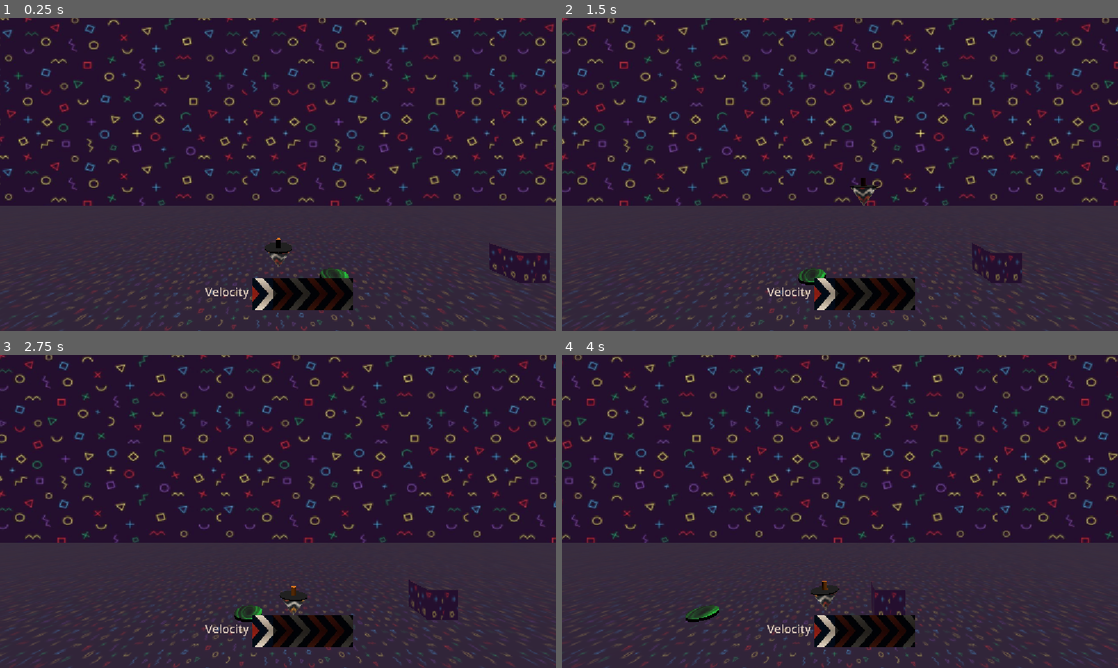
Above: before the commit, frames 1-4 (two rows, left to right).
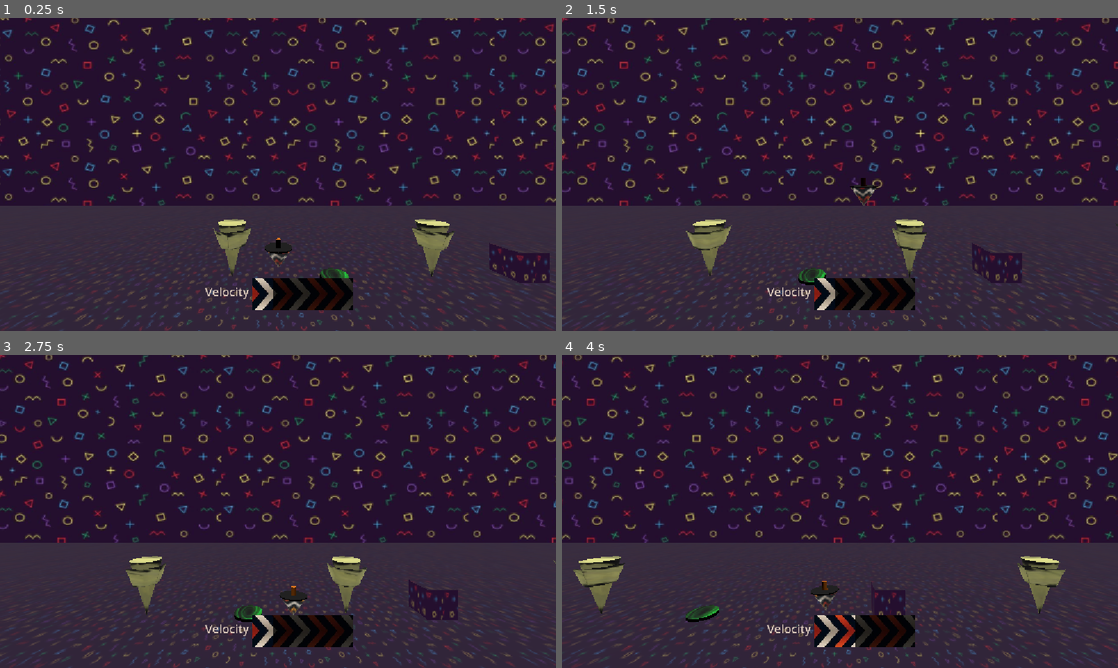
Above: after the commit, the same moments.

Repository: Tal1762/JuniperGameJam
Game: Godot game, scene res://space.tscn
Two runs of this game, one before a commit and one after it. Both use one fixed random seed, a clock stepped at 60 frames per second and the inputs below.
Inputs:
- Up to frame 1 (0.25 s): no input
- Up to frame 2 (1.5 s): hold D (right) 0.53-1.28 s; hold A (left) from 1.28 s (still down)
- Up to frame 3 (2.75 s): release A (left) at 2.03 s; hold D (right) from 2.03 s (still down)
- Up to frame 4 (4 s): release D (right) at 3.53 s; hold A (left) from 3.53 s (still down)

The runs differ from the first frame. In frame 1, 1.3% of the frame differs, in the area x 38-82%, y 64-83%; in frame 2, 1.3%; in frame 3, 1.3%; in frame 4, 1.8%, in the area x 2-91%, y 64-94%.

Commit message:
tornado fixes

Diff:
--- a/layer.gd
+++ b/layer.gd
@@ -8,4 +8,4 @@
 
 # Called every frame. 'delta' is the elapsed time since the previous frame.
 func _process(delta: float) -> void:
-	rotation.y += 1
+	rotation.y += 0.05
--- a/space.tscn
+++ b/space.tscn
@@ -5,6 +5,7 @@
 [ext_resource type="Material" uid="uid://b80ganh0v512f" path="res://new_standard_material_3d.tres" id="2_81phd"]
 [ext_resource type="PackedScene" uid="uid://chreffqw7kr7f" path="res://bounce_pad.tscn" id="4_rxlph"]
 [ext_resource type="PackedScene" uid="uid://cnyvu8rv585u6" path="res://speed_bar.tscn" id="5_ulv8f"]
+[ext_resource type="PackedScene" uid="uid://dd8seuheigv7x" path="res://tornado.tscn" id="6_w5eul"]
 
 [sub_resource type="BoxMesh" id="BoxMesh_38se4"]
 material = ExtResource("2_81phd")
@@ -61,6 +62,7 @@
 
 [node name="Top" parent="." unique_id=711918422 instance=ExtResource("1_d5lh8")]
 transform = Transform3D(1, 0, 0, 0, 1, 0, 0, 0, 1, 0, 1.3678565, 0)
+can_sleep = true
 stability_factor = 1.2
 
 [node name="Bounce Pad" parent="." unique_id=520150788 instance=ExtResource("4_rxlph")]
@@ -68,3 +70,15 @@
 
 [node name="SpeedBar" parent="." unique_id=553177468 node_paths=PackedStringArray("player") instance=ExtResource("5_ulv8f")]
 player = NodePath("../Top")
+
+[node name="Tornado" parent="." unique_id=715637884 instance=ExtResource("6_w5eul")]
+transform = Transform3D(1, 0, 0, 0, 1, 0, 0, 0, 1, 5.51737, 1.4833992, 0)
+
+[node name="Tornado2" parent="." unique_id=1364335532 instance=ExtResource("6_w5eul")]
+transform = Transform3D(1, 0, 0, 0, 1, 0, 0, 0, 1, 14.118111, 1.4833992, 0)
+
+[node name="Tornado3" parent="." unique_id=591951771 instance=ExtResource("6_w5eul")]
+transform = Transform3D(1, 0, 0, 0, 1, 0, 0, 0, 1, 23.812227, 1.4833992, 0)
+
+[node name="Tornado4" parent="." unique_id=886211090 instance=ExtResource("6_w5eul")]
+transform = Transform3D(1, 0, 0, 0, 1, 0, 0, 0, 1, -1.6670666, 1.4833992, 0)
--- a/tornado.gd
+++ b/tornado.gd
@@ -13,3 +13,4 @@
 
 func _on_body_entered(top: Top) -> void:
 	top.inc_pseudo_speed(speed_inc)
+	queue_free()
--- a/tornado.tscn
+++ b/tornado.tscn
@@ -33,4 +33,7 @@
 mesh = ExtResource("2_ohrl4")
 script = ExtResource("3_xk6o3")
 
+[node name="Camera3D" type="Camera3D" parent="." unique_id=1607806800]
+transform = Transform3D(1, 0, 0, 0, 1, 0, 0, 0, 1, 0, 0, 1)
+
 [connection signal="body_entered" from="." to="." method="_on_body_entered"]
